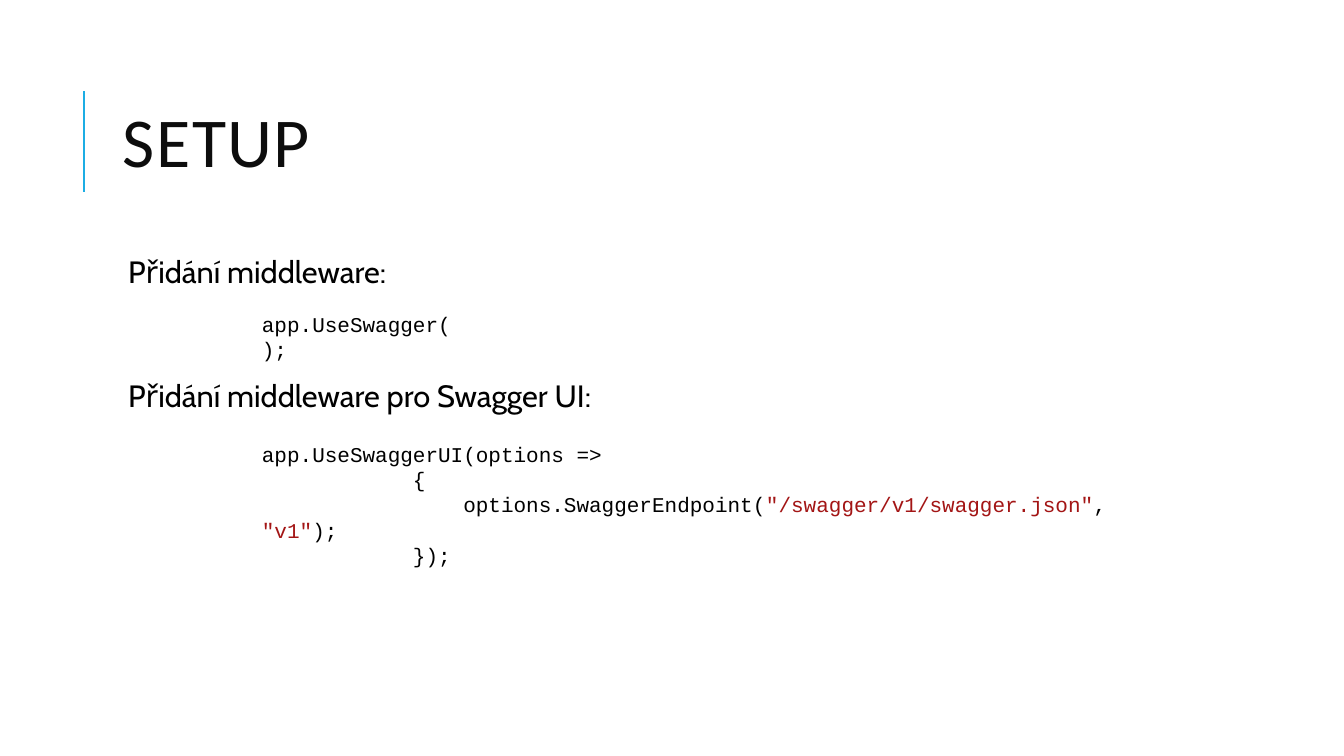
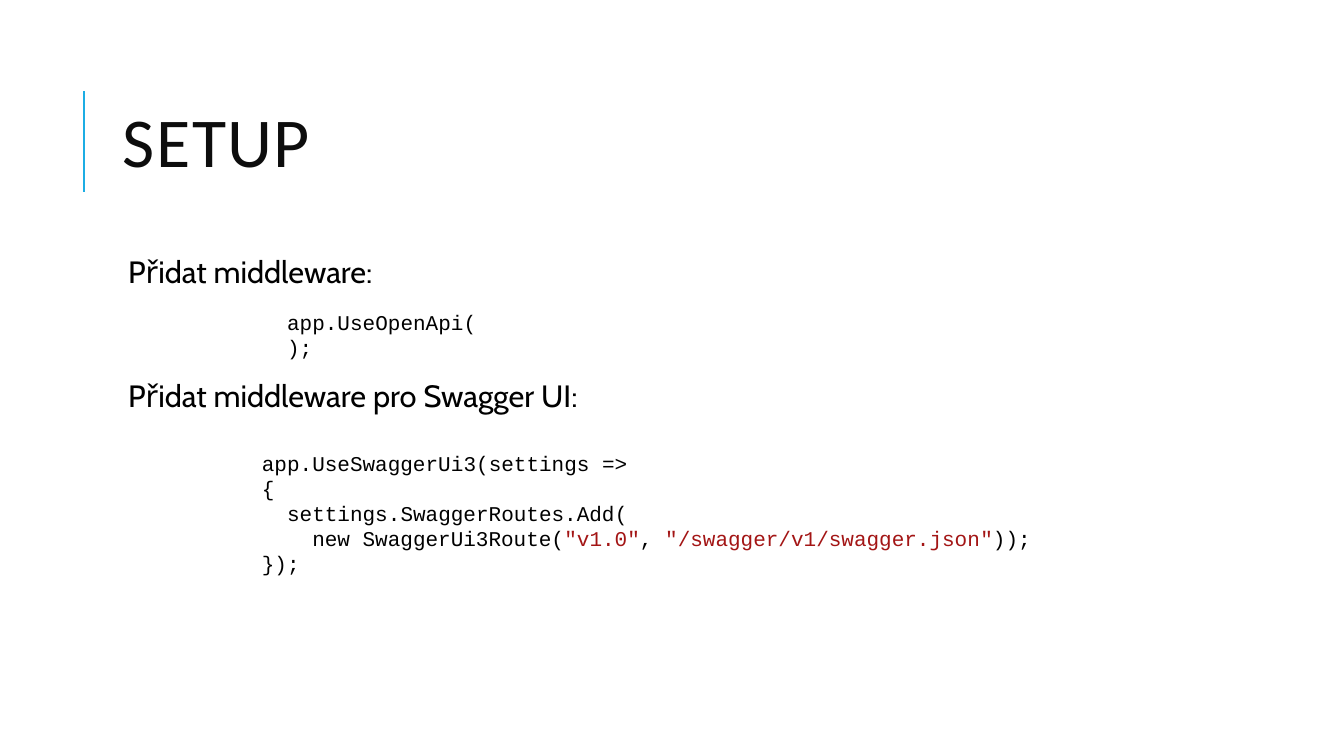
Before and after one commit to jasho/pv239-maui, a slide deck: slide 8 of 06_API/PV239-Xamarin-06_API.pptx. Drawn at 1344x756 pixels with LibreOffice and Linux fonts; fonts in the diff are those of the drawing. Boxes give left, top, right and bottom in pixels: in the first picture for what was removed or moved away, otherwise in the second. Text is boxed around its words. In the diff, an @@ line names an element or a change of style, - is before the commit and + after.

Commit message:
Lab 06 - Switched working with OpenAPI from Swashbuckle/AutoRest to NSwag. Added NSwagStudio configuration file. Updated presentation. Lab 05 - Added resource dictionaries

```diff
--- a/06_API/PV239-Xamarin-06_API.pptx
+++ b/06_API/PV239-Xamarin-06_API.pptx
@@ text at (214, 260, 577, 414): text changed @@
-  Přidání middleware:
-  Přidání middleware pro Swagger UI:
+  Přidat middleware:
+  Přidat middleware pro Swagger UI:
@@ text at (287, 315, 476, 335): text changed @@
-app.UseSwagger();
+app.UseOpenApi();
@@ text "app.UseSwaggerUi3(settings =>": place and size @@
-text "app.UseSwaggerUi3(settings =>" at (262, 447, 1106, 543)
+text "app.UseSwaggerUi3(settings =>" at (262, 456, 1031, 551)
@@ text at (262, 456, 590, 476): text changed @@
-app.UseSwaggerUI(options =>
+app.UseSwaggerUi3(settings =>
@@ text at (287, 506, 1031, 551): text changed; text colour #A31515 to #000000 @@
-options.SwaggerEndpoint("/swagger/v1/swagger.json", "v1");
+settings.SwaggerRoutes.Add(
+new SwaggerUi3Route("v1.0", "/swagger/v1/swagger.json"));
```
Also in this commit, not shown: 4 other slides changed, 1 slide added, 1 slide removed, 36 other files.
